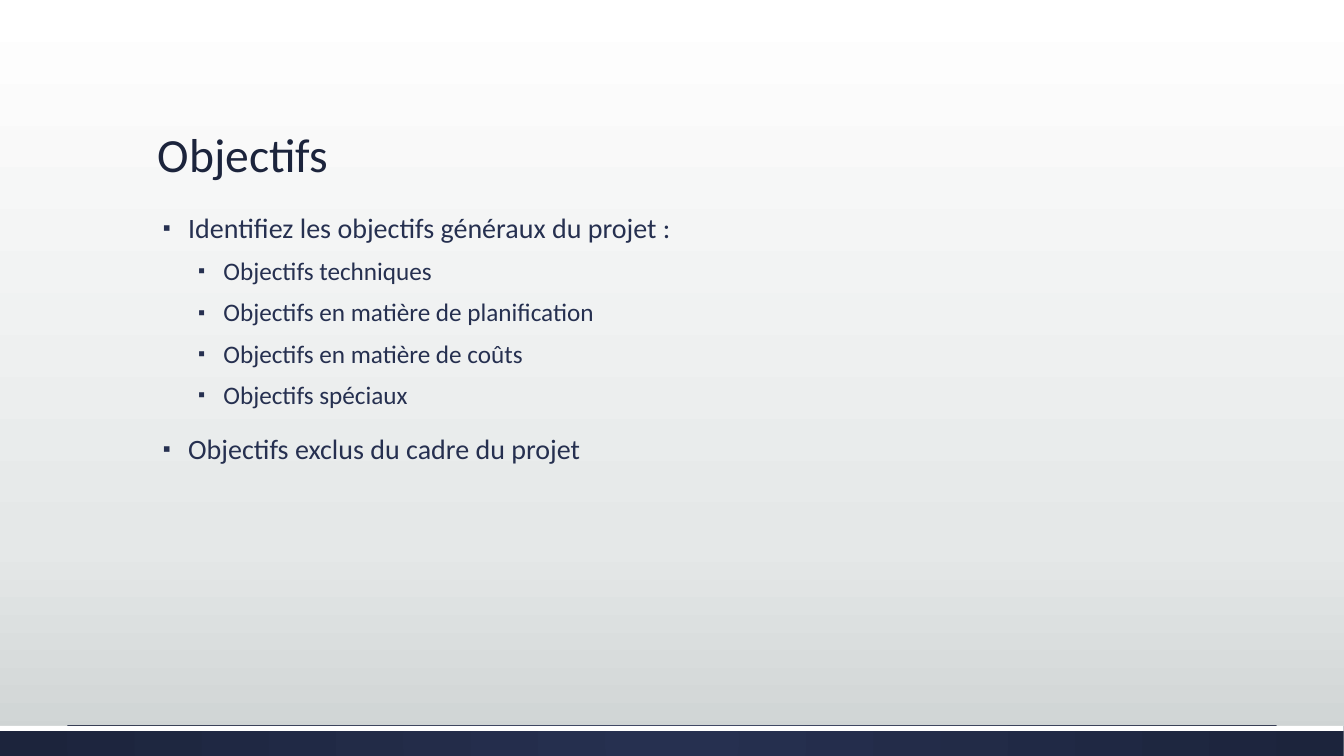
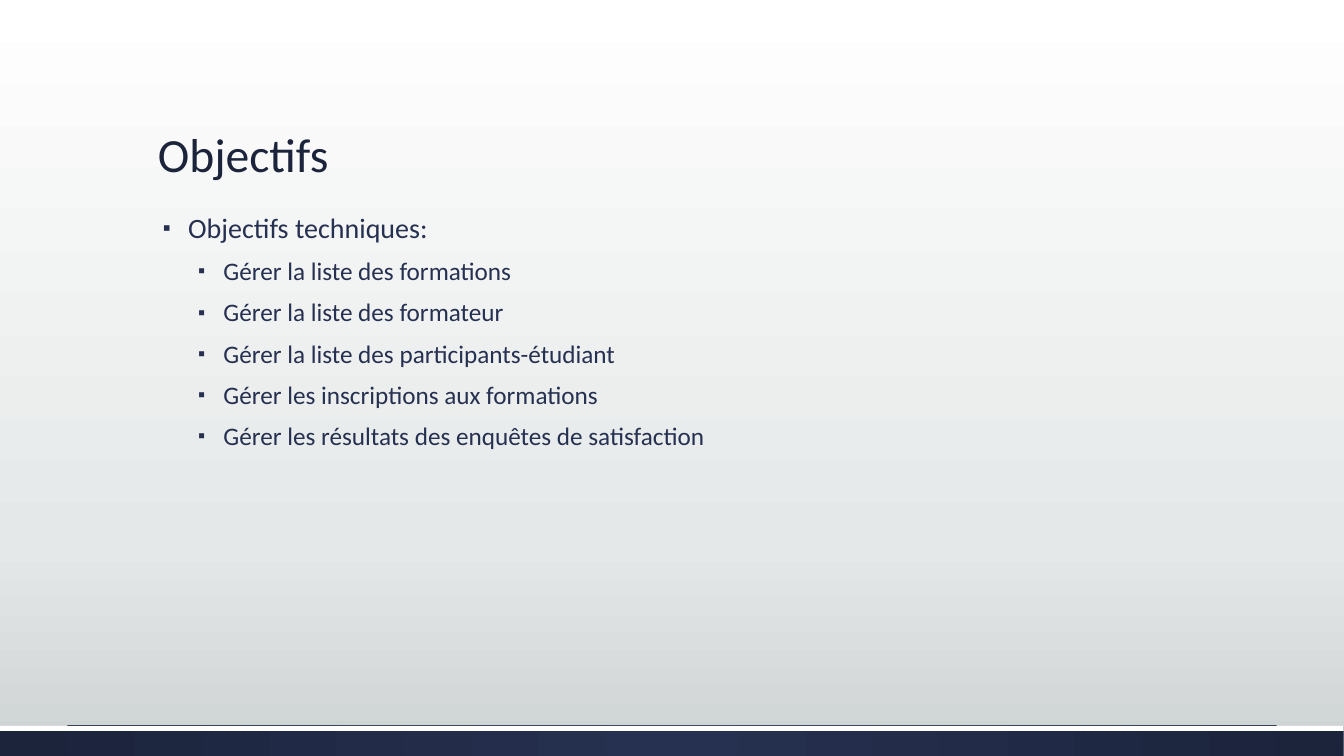
Before and after one commit to Lvoy/PROJET, a slide deck: slide 3 of production/documentation/Projet GesProj2.pptx (slide 4 before the commit). Drawn at 1344x756 pixels with LibreOffice and Linux fonts; fonts in the diff are those of the drawing. Boxes give left, top, right and bottom in pixels: in the first picture for what was removed or moved away, otherwise in the second. Text is boxed around its words. In the diff, an @@ line names an element or a change of style, - is before the commit and + after.

```diff
--- a/production/documentation/Projet GesProj2.pptx
+++ b/production/documentation/Projet GesProj2.pptx
@@ text at box(188, 218, 704, 449): text changed @@
-▪ Identifiez les objectifs généraux du projet :
-  ▪ Objectifs techniques
-  ▪ Objectifs en matière de planification
-  ▪ Objectifs en matière de coûts
-  ▪ Objectifs spéciaux
-▪ Objectifs exclus du cadre du projet
+▪ Objectifs techniques:
+  ▪ Gérer la liste des formations
+  ▪ Gérer la liste des formateur
+  ▪ Gérer la liste des participants-étudiant
+  ▪ Gérer les inscriptions aux formations
+  ▪ Gérer les résultats des enquêtes de satisfaction
```
Also in this commit, not shown: 5 other slides changed, 8 slides added, 8 slides removed.
